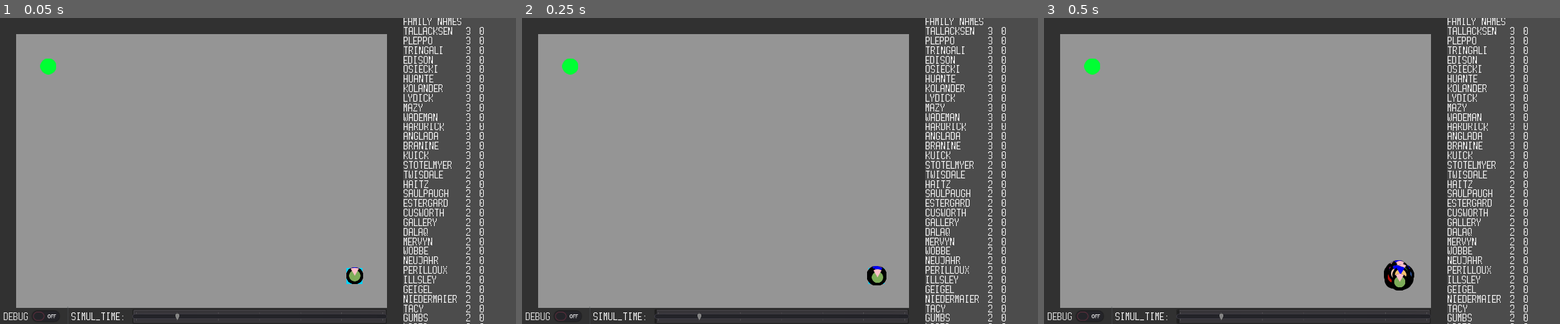
Above: before the commit, frames 1-3 (left to right).
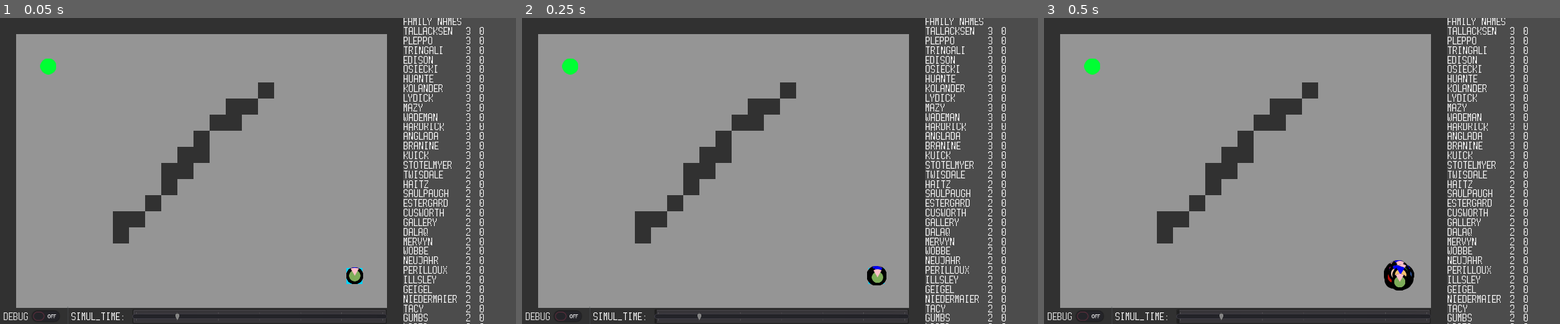
Above: after the commit, the same moments.

Repository: Thallium204/Genetics
Game: Godot game, scene res://Main.tscn
Two runs of this game, one before a commit and one after it. Both use one fixed random seed, a clock stepped at 60 frames per second and the inputs below.
Inputs:
- Up to frame 1 (0.05 s): no input
- Up to frame 2 (0.25 s): no input
- Up to frame 3 (0.5 s): no input

The runs differ from the first frame. In frame 1, 2.5% of the frame differs, in the area x 21-54%, y 21-74%; in frame 2, 2.5%; in frame 3, 2.5%.
Error in both runs: Division By Zero in operator '/'. (res://navigation.gd:15)

Commit message:
name colour

Diff:
--- a/Main.tscn
+++ b/Main.tscn
@@ -61,7 +61,7 @@
 tile_set = SubResource( 3 )
 cell_size = Vector2( 32, 32 )
 format = 1
-tile_data = PoolIntArray( 0, 1, 0, 1, 1, 0, 2, 1, 0, 3, 1, 0 …(267 unchanged characters)…  1, 0, 196632, 1, 0, 262144, 1, 0, 262168, 1, 0, 327680, 1, 0, 327704, 1, 0, 393216, 1, 0, 393240, 1, 0, 458752, 1, 0, 458776, 1, 0, 524288, 1, 0, 524312, 1, 0, 589824, 1, 0, 589848, 1, 0, 655360, 1, 0, 655384, 1, 0, 720896, 1, 0, 720920, 1, 0, 786432, 1, 0, 786456, 1, 0, 851968, 1, 0, 851992, 1, 0, 917504, 1, 0, 9175 …(473 unchanged characters)…
+tile_data = PoolIntArray( 0, 1, 0, 1, 1, 0, 2, 1, 0, 3, 1, 0 …(267 unchanged characters)…  1, 0, 196632, 1, 0, 262144, 1, 0, 262160, 1, 0, 262168, 1, 0, 327680, 1, 0, 327694, 1, 0, 327695, 1, 0, 327704, 1, 0, 393216, 1, 0, 393229, 1, 0, 393230, 1, 0, 393240, 1, 0, 458752, 1, 0, 458764, 1, 0, 458776, 1, 0, 524288, 1, 0, 524299, 1, 0, 524300, 1, 0, 524312, 1, 0, 589824, 1, 0, 589834, 1, 0, 589835, 1, 0, 589848, 1, 0, 655360, 1, 0, 655370, 1, 0, 655384, 1, 0, 720896, 1, 0, 720905, 1, 0, 720920, 1, 0, 786432, 1, 0, 786439, 1, 0, 786440, 1, 0, 786456, 1, 0, 851968, 1, 0, 851975, 1, 0, 851992, 1, 0, 917504, 1, 0, 9175 …(473 unchanged characters)…
 script = ExtResource( 4 )
 __meta__ = {
 "_edit_lock_": true
--- a/ui.gd
+++ b/ui.gd
@@ -31,7 +31,7 @@
 			if pop_info.pop == pop:
 				var name_label = Label.new()
 				if family_name in last_family_names:
-					name_label.modulate = Color.red
+					name_label.modulate = get_parent().get_node("Map").family_colors[family_name]
 				name_label.text = family_name
 				$VBox/GridContainer.add_child(name_label)
 				var pop_label = Label.new()
Not shown: 1 places in theme.tres that only renumber resources
